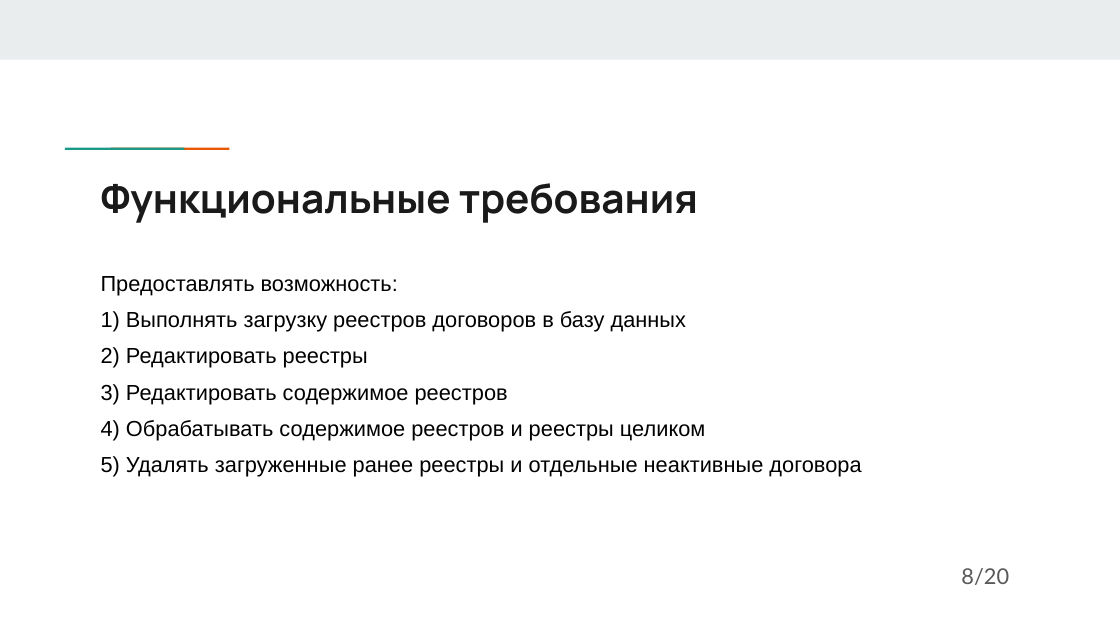
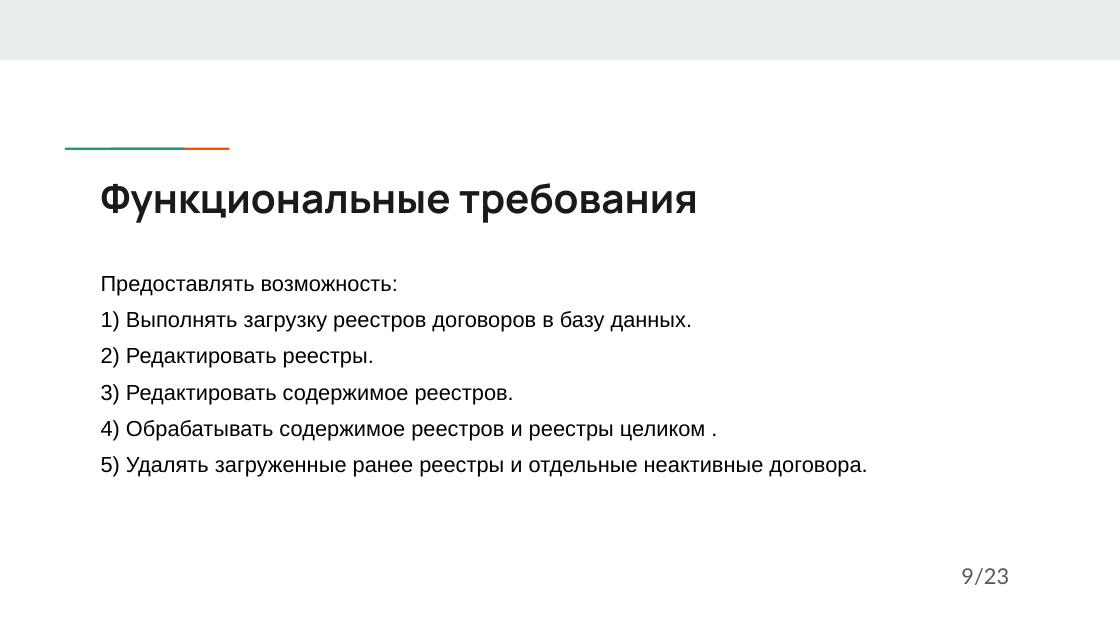
Before and after one commit to DaNkOMeN/MyDiplom, a slide deck: slide 9 of Последняя версия презентации.pptx. Drawn at 1120x630 pixels with LibreOffice and Linux fonts; fonts in the diff are those of the drawing. Boxes give left, top, right and bottom in pixels: in the first picture for what was removed or moved away, otherwise in the second. Text is boxed around its words. In the diff, an @@ line names an element or a change of style, - is before the commit and + after.

```diff
--- a/Последняя версия презентации.pptx
+++ b/Последняя версия презентации.pptx
@@ text at [101,311,867,477]: text changed @@
-1) Выполнять загрузку реестров договоров в базу данных
-2) Редактировать реестры
-3) Редактировать содержимое реестров
-4) Обрабатывать содержимое реестров и реестры целиком
-5) Удалять загруженные ранее реестры и отдельные неактивные договора
+1) Выполнять загрузку реестров договоров в базу данных.
+2) Редактировать реестры.
+3) Редактировать содержимое реестров.
+4) Обрабатывать содержимое реестров и реестры целиком .
+5) Удалять загруженные ранее реестры и отдельные неактивные договора.
@@ text at [961,568,1009,585]: text changed @@
-8/20
+9/23
```
Also in this commit, not shown: 19 other slides changed, 2 slides added, 1 slide removed, 1 other file.
